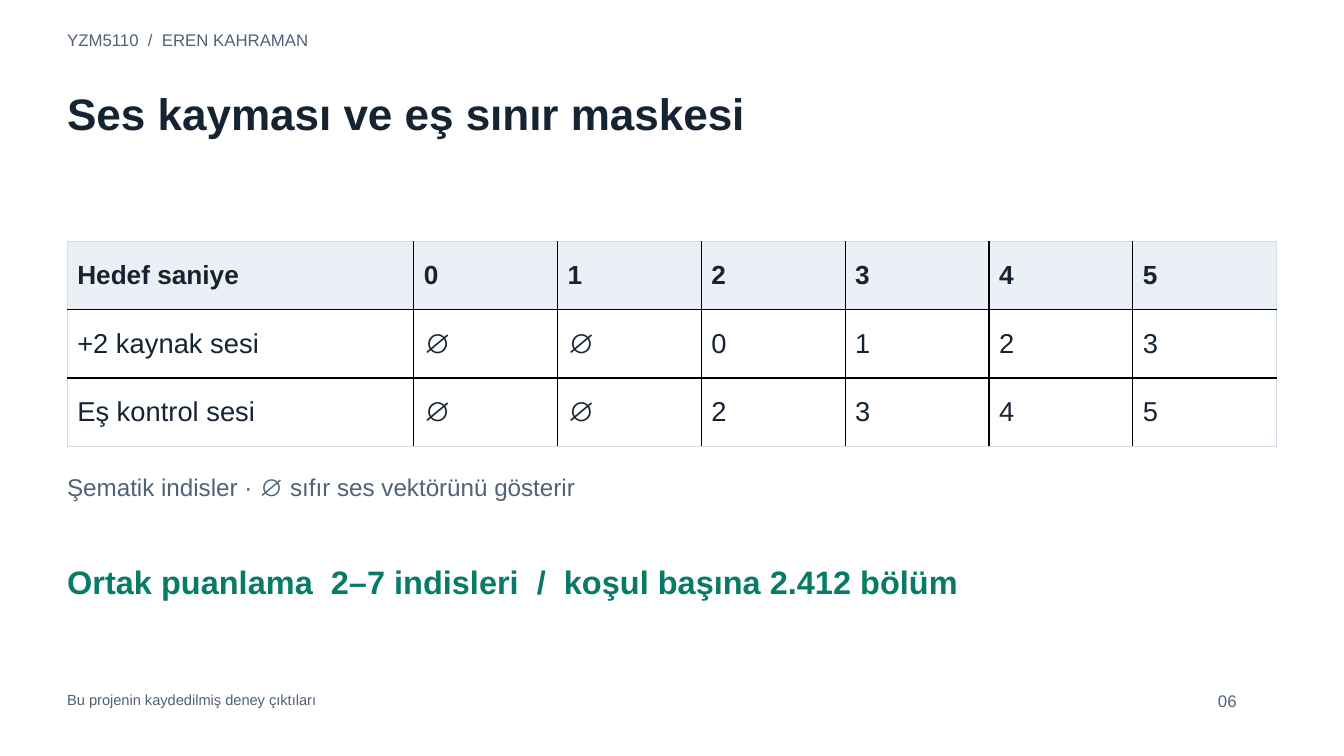
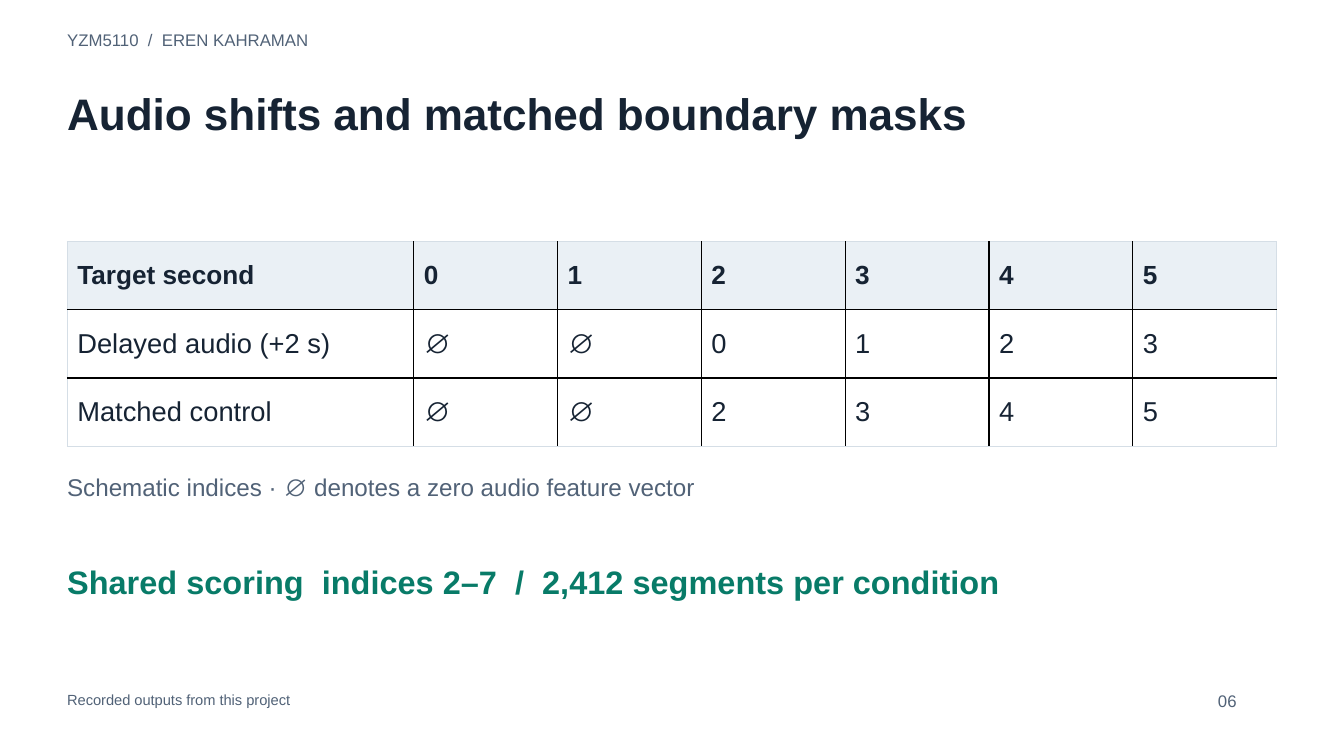
Before and after one commit to yasarkasa/yzm5110-ave-audio-shifts, a slide deck: slide 6 of output/slides/Kahraman_YZM5110_Presentation.pptx. Drawn at 1344x756 pixels with LibreOffice and Linux fonts; fonts in the diff are those of the drawing. Boxes give left, top, right and bottom in pixels: in the first picture for what was removed or moved away, otherwise in the second. Text is boxed around its words. In the diff, an @@ line names an element or a change of style, - is before the commit and + after.

```diff
--- a/output/slides/Kahraman_YZM5110_Presentation.pptx
+++ b/output/slides/Kahraman_YZM5110_Presentation.pptx
@@ text at box(67, 98, 967, 138): text changed @@
-Ses kayması ve eş sınır maskesi
+Audio shifts and matched boundary masks
@@ table at box(68, 242, 1279, 447) @@
-row 1, column 1: Hedef saniye
+row 1, column 1: Target second
-row 2, column 1: +2 kaynak sesi
+row 2, column 1: Delayed audio (+2 s)
-row 3, column 1: Eş kontrol sesi
+row 3, column 1: Matched control
@@ text at box(67, 478, 695, 496): text changed @@
-Şematik indisler · ∅ sıfır ses vektörünü gösterir
+Schematic indices · ∅ denotes a zero audio feature vector
@@ text at box(67, 570, 999, 600): text changed @@
-Ortak puanlama 2–7 indisleri / koşul başına 2.412 bölüm
+Shared scoring indices 2–7 / 2,412 segments per condition
@@ text at box(67, 694, 290, 708): text changed @@
-Bu projenin kaydedilmiş deney çıktıları
+Recorded outputs from this project
```
Also in this commit, not shown: 14 other slides changed, 12 other files.
